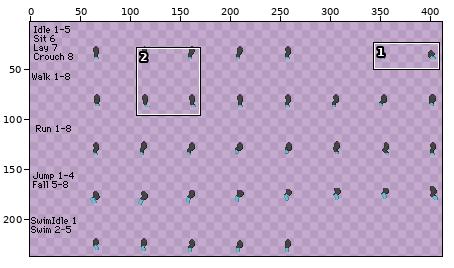
Sprite sheet, stored at humanoid/wr/luxio/legs/hindlegFront.png. The picture above shows the old version from afar; the outline marks the close-up.
Close-up. Before the commit:
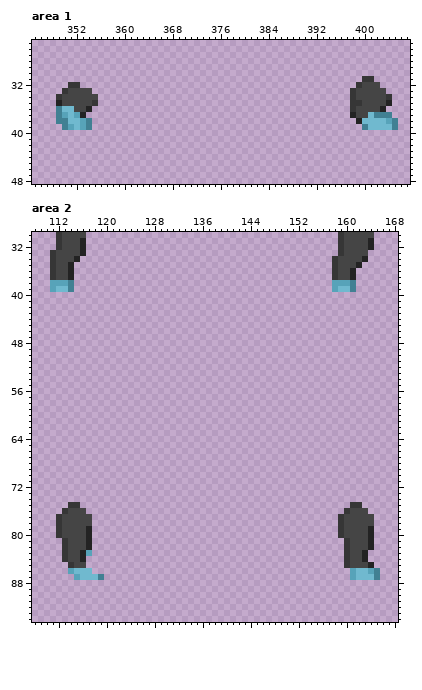
The file is 432x240 pixels. Shown: area 1: x 345..407, y 25..48; area 2: x 108..168, y 30..94. The wide view leaves out empty margins. The commit also changed other parts of the picture, which this record leaves out.
After the commit:
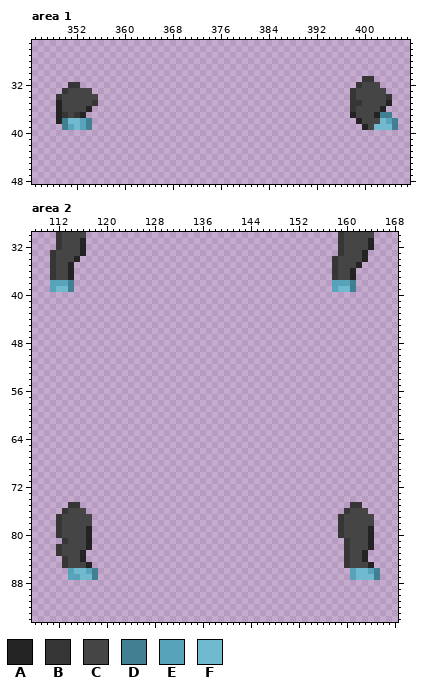
Palette (. is transparent): A #232323  B #363636  C #454545  D #418093  E #57a3b9  F #70b9cf
The edit:
Area 1:
y 36: x 349..351 DFF -> ACC
y 37: x 349..352 DEFE -> ABCB; x 401..402 FD -> CA
y 38: x 349 D -> A; x 400..402 FFF -> CCC
y 39: x 400..401 DF -> AC
Area 2:
y 33: x 163 C -> A
y 82: x 112..113 .B -> BC
y 83: x 112..113 .B -> BC; x 117 E -> .
y 85: x 113..114 .B -> BC; x 117 . -> A
y 86: x 117..118 F. -> ED
y 87: x 114 . -> E; x 118..119 FD -> D.
